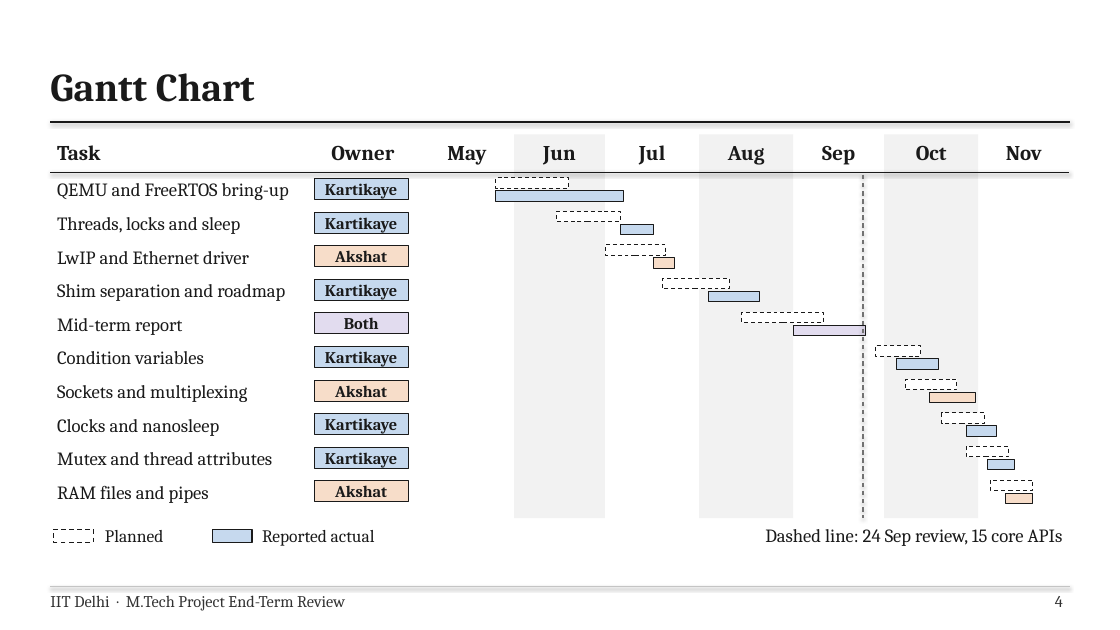
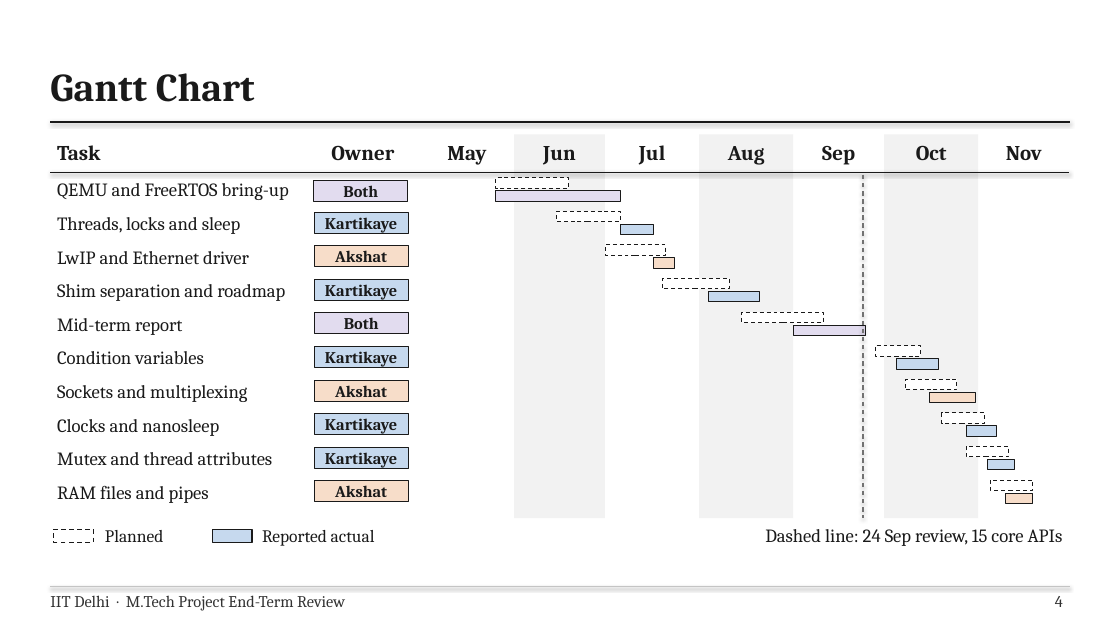
Before and after one commit to Akshat1508/STM32-Simulated-Linux, a slide deck: slide 4 of MTP/Combined_Final_Presentation.pptx. Drawn at 1120x630 pixels with LibreOffice and Linux fonts; fonts in the diff are those of the drawing. Boxes give left, top, right and bottom in pixels: in the first picture for what was removed or moved away, otherwise in the second. Text is boxed around its words. In the diff, an @@ line names an element or a change of style, - is before the commit and + after.

Commit message:
update Combined_Final_Presentation.pptx presentation

```diff
--- a/MTP/Combined_Final_Presentation.pptx
+++ b/MTP/Combined_Final_Presentation.pptx
@@ rectangle removed at [314, 178, 408, 199] @@
-Kartikaye
@@ rectangle added at [314, 181, 408, 202], fill #E2DCEF, outline #1A1A1A 1 pt, 14 pt, text #1A1A1A, bold @@
+Both
@@ rectangle at [496, 191, 620, 202]: fill #C6D9EE to #E2DCEF @@
```
